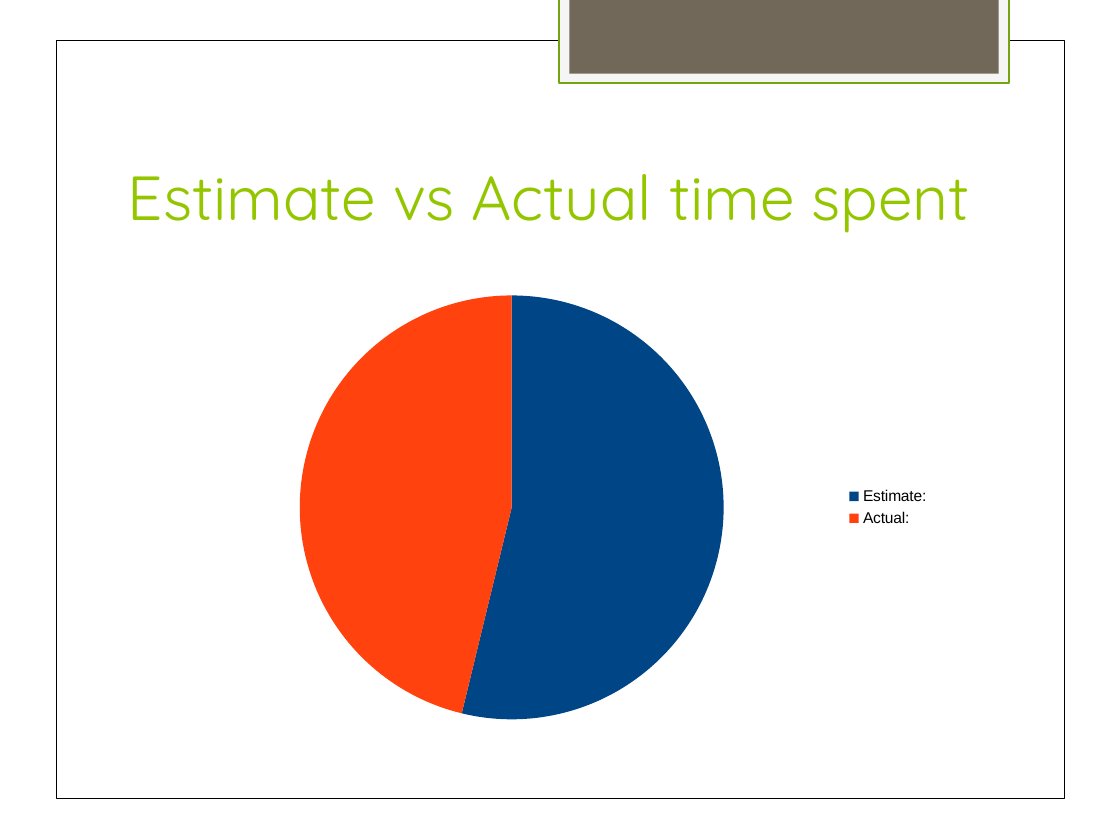
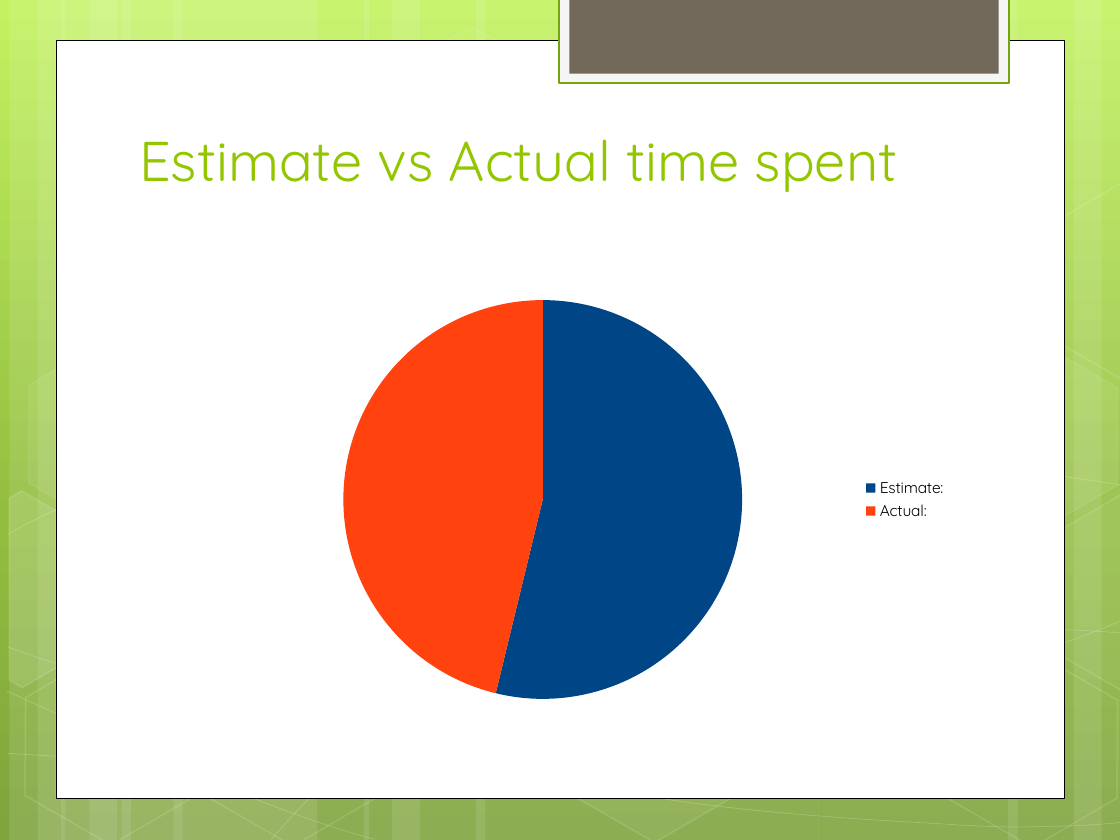
Before and after one commit to hiyenwong/cs679-b1-class-project, a slide deck: slide 13 of deliverables/final/Final Presentation.pptx. Drawn at 1120x840 pixels with LibreOffice and Linux fonts; fonts in the diff are those of the drawing. Boxes give left, top, right and bottom in pixels: in the first picture for what was removed or moved away, otherwise in the second. Text is boxed around its words. In the diff, an @@ line names an element or a change of style, - is before the commit and + after.

Commit message:
Adding slides for final presentation

```diff
--- a/deliverables/final/Final Presentation.pptx
+++ b/deliverables/final/Final Presentation.pptx
@@ background #FFFFFF to gradient #C3F35F to #93BF3F to #81A53E @@
@@ fill #FFFFFF to #FFFFFF at 10% opacity in 8 elements at bbox=[174, 0, 370, 840], bbox=[62, 0, 118, 840], bbox=[90, 0, 183, 840], bbox=[476, 0, 821, 840], bbox=[364, 0, 420, 840], bbox=[392, 0, 485, 840], bbox=[9, 0, 65, 840], bbox=[37, 0, 130, 840] @@
@@ rectangle removed at bbox=[430, 2, 626, 172] @@
@@ rectangle at bbox=[56, 40, 1064, 797]: outline #000000 0.51 pt to #000000 0.5 pt @@
@@ title "Estimate vs Actual time spent" at bbox=[139, 139, 897, 192]: size 40 to 36 pt; vertical alignment middle to bottom @@
@@ group added at bbox=[0, 0, 1120, 840]: 8 freeform shapes, 8 hexagons, 4 rectangles @@
@@ rectangle removed at bbox=[1080, 159, 1120, 329] @@
@@ pie chart at bbox=[128, 284, 958, 715] @@
@@ colours of single points changed @@
@@ lettering changed @@
@@ pie chart: place and size @@
-pie chart at bbox=[179, 280, 941, 735]
+pie chart at bbox=[128, 284, 958, 715]
@@ rectangle removed at bbox=[990, 314, 1120, 484] @@
@@ rectangle removed at bbox=[8, 424, 1120, 533] @@
@@ rectangle removed at bbox=[899, 470, 1095, 641] @@
@@ rectangle removed at bbox=[1080, 470, 1120, 641] @@
@@ rectangle removed at bbox=[16, 487, 170, 657] @@
@@ rectangle removed at bbox=[8, 617, 1120, 762] @@
@@ rectangle removed at bbox=[271, 628, 1120, 839] @@
@@ rectangle removed at bbox=[990, 626, 1120, 796] @@
@@ rectangle removed at bbox=[8, 647, 1120, 829] @@
@@ rectangle removed at bbox=[7, 691, 375, 839] @@
```
Also in this commit, not shown: 27 other slides changed, 2 slides added.
